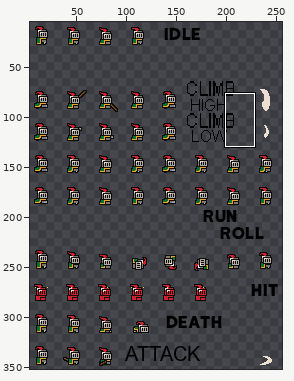
One commit to this sprite sheet: Assets/sprites/knight.png. The first picture is a wide view before the edit; the outline marks the close-up.
Close-up. The starting point:
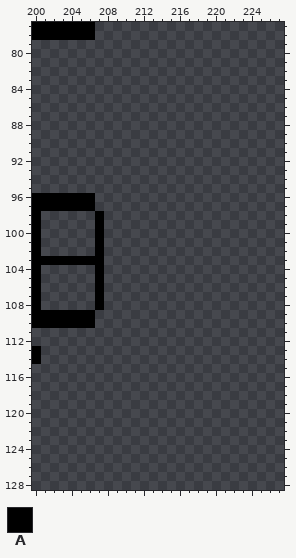
The file is 256x352 pixels. Pixels under 10% opacity are left out. Colours within 5 levels of each other are drawn and written as one. Shown: x 200..227, y 77..128. The wide view leaves out empty margins.
Palette (. is transparent): A #000000
Pixels before, first column x 200:
 77 AAAAAAA.
 78 AAAAAAA.
 79 ........
 80 ........
 81 ........
 82 ........
 83 ........
 84 ........
 85 ........
 86 ........
 87 ........
 88 ........
 89 ........
 90 ........
 91 ........
 92 ........
 93 ........
 94 ........
 95 ........
 96 AAAAAAA.
 97 AAAAAAA.
 98 A......A
 99 A......A
100 A......A
101 A......A
102 A......A
103 AAAAAAAA
104 A......A
105 A......A
106 A......A
107 A......A
108 A......A
109 AAAAAAA.
110 AAAAAAA.
111 ........
112 ........
113 A.......
114 A.......
The result:
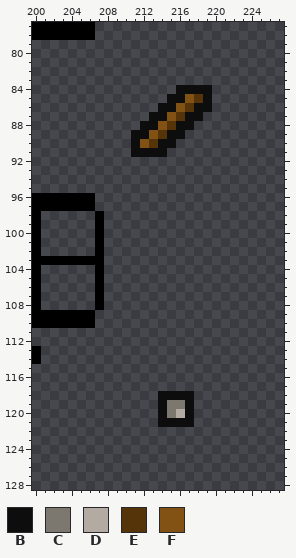
Colours new in this view: B #0e0d0e  C #7c776f  D #b3aaa1  E #553409  F #825215
What changed:
Changed rows in their new state; - is an unchanged pixel.
first column x 211:
 84 -----BBBB
 85 ----BBFEB
 86 ---BBFEBB
 87 --BBFEBB-
 88 -BBFEBB--
 89 BBFEBB---
 90 BFEBB----
 91 BBBB-----
first column x 214:
118 BBBB
119 BCCB
120 BCDB
121 BBBB
